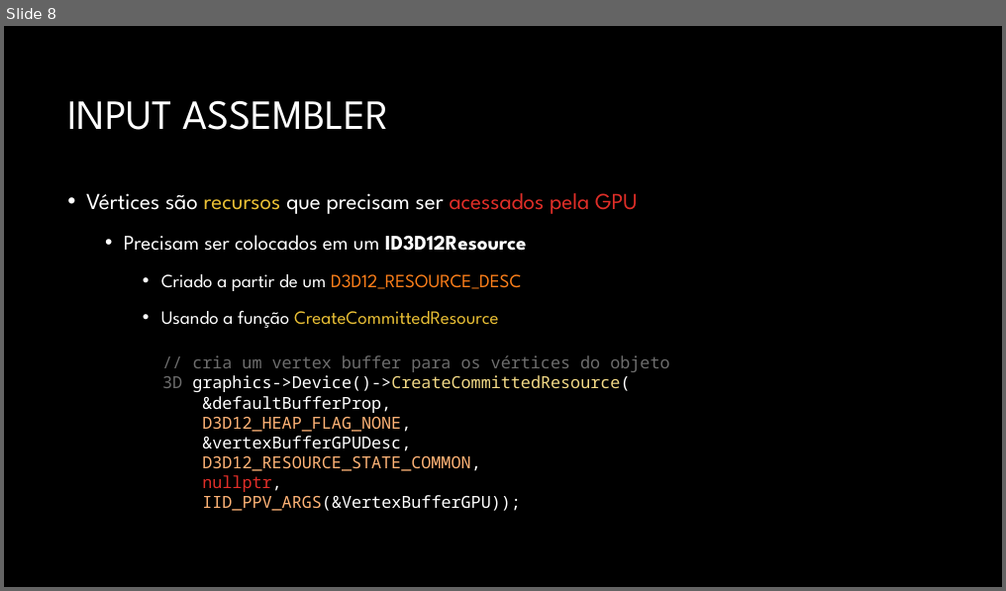
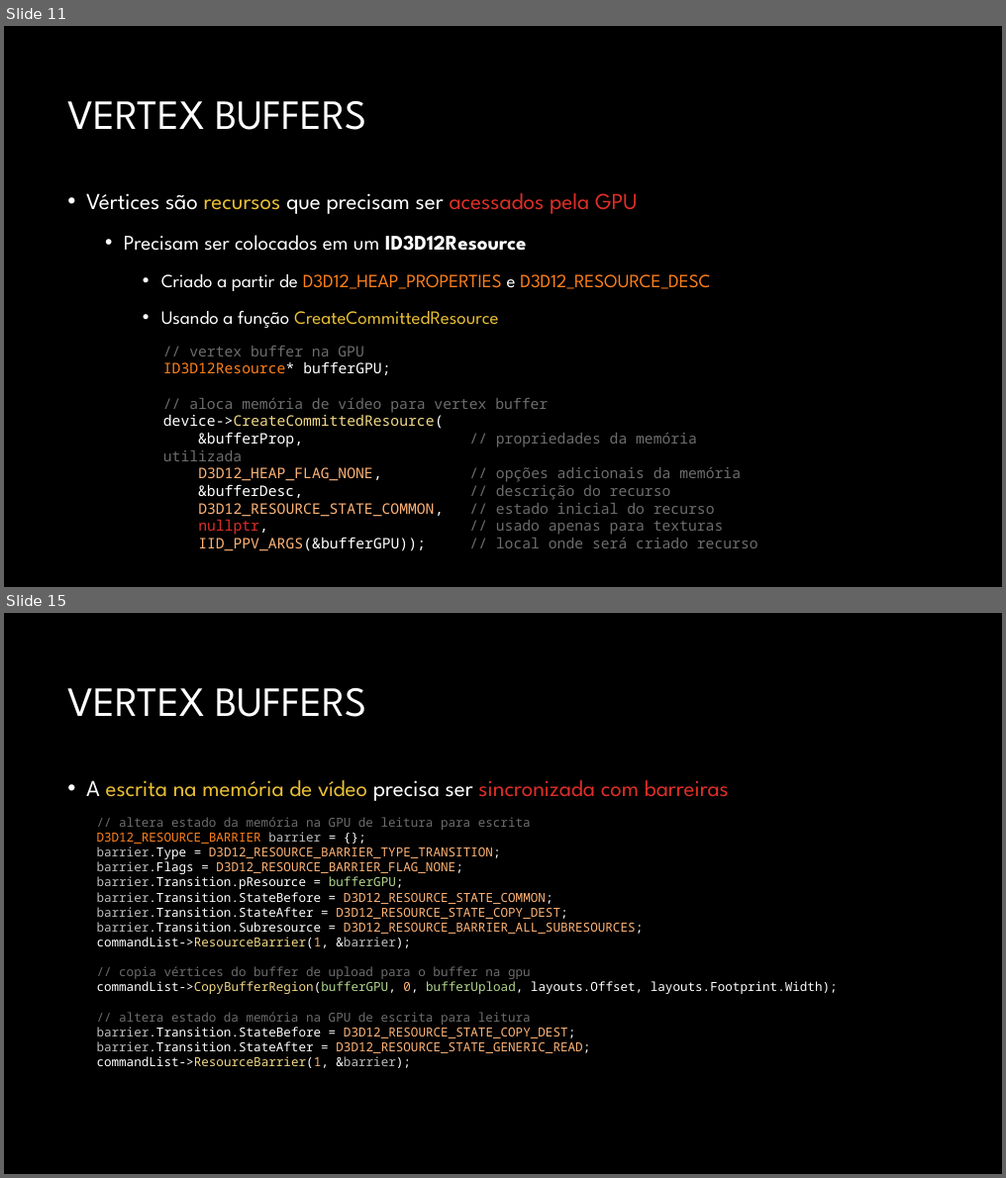
Before and after one commit to JudsonSS/CG, a slide deck: Slides/08. Desenho no Direct3D.pptx. Shown one above the other, each under a label of ours: slide 8 before the commit, slides 11 and 15 after it; the slides between them are not shown. The pictures are 1006x591 and 1006x1178 pixels, drawn with LibreOffice and Linux fonts; fonts in the diff are those of the drawing; background and template pictures are left out. Boxes give left, top, right and bottom in pixels: in the first picture for what was removed or moved away, otherwise in the second. Text is boxed around its words. In the diff, an @@ line names an element or a change of style, - is before the commit and + after.

```diff
--- a/Slides/08. Desenho no Direct3D.pptx
+++ b/Slides/08. Desenho no Direct3D.pptx
@@ slide 15 added at [4, 613, 1002, 1174], background #000000 @@
@@ title added at [67, 687, 366, 717], 40 pt, text #FFFFFF @@
+VERTEX BUFFERS
@@ text added at [86, 780, 729, 801], 22 pt, text #DF2E28 @@
+• A escrita na memória de vídeo precisa ser sincronizada com barreiras
@@ text added at [97, 817, 838, 1068], 12 pt, text #FFFFFF @@
+// altera estado da memória na GPU de leitura para escrita
+D3D12_RESOURCE_BARRIER barrier = {};
+barrier.Type = D3D12_RESOURCE_BARRIER_TYPE_TRANSITION;
+barrier.Flags = D3D12_RESOURCE_BARRIER_FLAG_NONE;
+barrier.Transition.pResource = bufferGPU;
+barrier.Transition.StateBefore = D3D12_RESOURCE_STATE_COMMON;
+barrier.Transition.StateAfter = D3D12_RESOURCE_STATE_COPY_DEST;
+barrier.Transition.Subresource = D3D12_RESOURCE_BARRIER_ALL_SUBRESOURCES;
+commandList->ResourceBarrier(1, &barrier);
+// copia vértices do buffer de upload para o buffer na gpu
+commandList->CopyBufferRegion(bufferGPU, 0, bufferUpload, layouts.Offset, layouts.Footprint.Width);
+// altera estado da memória na GPU de escrita para leitura
+barrier.Transition.StateBefore = D3D12_RESOURCE_STATE_COPY_DEST;
+barrier.Transition.StateAfter = D3D12_RESOURCE_STATE_GENERIC_READ;
+commandList->ResourceBarrier(1, &barrier);
@@ what was slide 8 is now slide 11 @@
@@ slide 11 changed as well @@
@@ title at [67, 100, 366, 130]: text changed @@
-INPUT ASSEMBLER
+VERTEX BUFFERS
@@ text at [161, 274, 710, 291]: text changed @@
-    • Criado a partir de um D3D12_RESOURCE_DESC
+    • Criado a partir de D3D12_HEAP_PROPERTIES e D3D12_RESOURCE_DESC
@@ text at [163, 346, 758, 552]: text changed; size 16 to 14 pt; text colour #FFFFFF to #6D6D6D @@
-// cria um vertex buffer para os vértices do objeto 3D graphics->Device()->CreateCommittedResource(
-&defaultBufferProp,
-D3D12_HEAP_FLAG_NONE,
-&vertexBufferGPUDesc,
-D3D12_RESOURCE_STATE_COMMON,
-nullptr,
-IID_PPV_ARGS(&VertexBufferGPU));
+// vertex buffer na GPU
+ID3D12Resource* bufferGPU;
+// aloca memória de vídeo para vertex buffer
+device->CreateCommittedResource(
+&bufferProp, // propriedades da memória utilizada
+D3D12_HEAP_FLAG_NONE, // opções adicionais da memória
+&bufferDesc, // descrição do recurso
+D3D12_RESOURCE_STATE_COMMON, // estado inicial do recurso
+nullptr, // usado apenas para texturas
+IID_PPV_ARGS(&bufferGPU)); // local onde será criado recurso
```
Also in this commit, not shown: 6 other slides changed, 32 other slides added, 16 slides removed.
